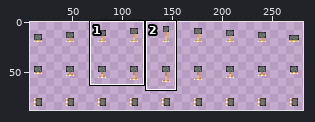
Two versions of one sprite sheet, assets/sprites/player/PistonSpritesheet.png. Above: a wide view before the commit, with the close-up outlined.
Close-up. As it was:
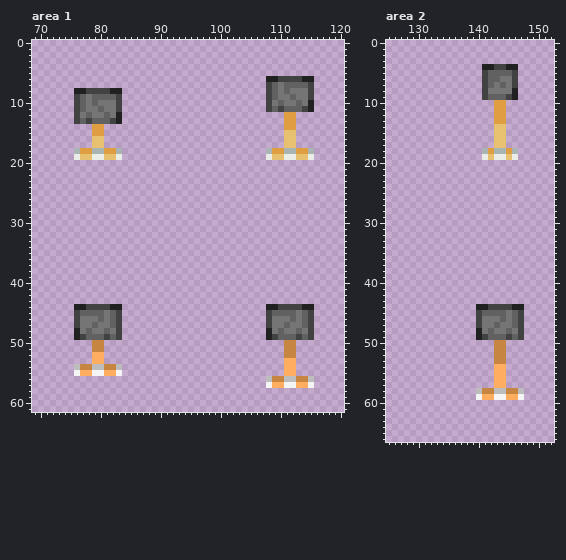
The file is 288x96 pixels. Shown: area 1: x 69..120, y 0..61; area 2: x 125..152, y 0..66. The wide view leaves out empty margins. The commit also changed other parts of the picture, which this record leaves out.
After:
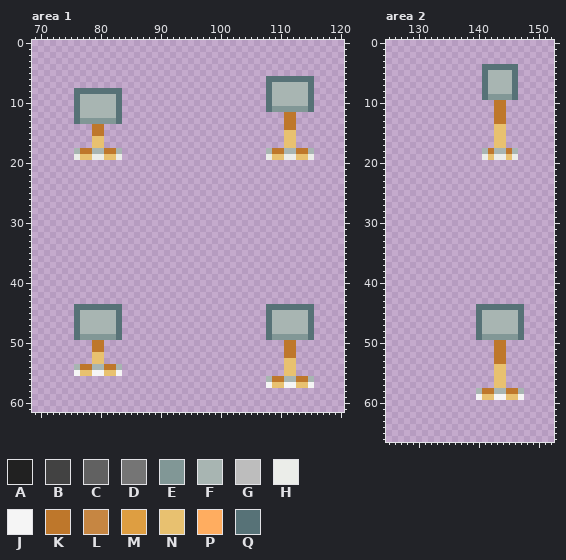
Palette (. is transparent): A #212121  B #424242  C #616161  D #757575  E #819796  F #a8b5b2  G #bdbdbd  H #ebede9  J #f5f5f5  K #be772b  L #c68642  M #de9e41  N #e8c170  P #ffad60  Q #577277
The edit:
Area 1:
y 6: x 108..115 AABBBBAA -> QQQQQQQQ
y 7: x 108..115 BCDCCCCB -> QFFFFFFQ
y 8: x 76..83 AABBBBAA -> QQQQQQQQ; x 108..115 BCDCDDDB -> QFFFFFFQ
y 9: x 76..83 BCDCCCCB -> QFFFFFFQ; x 108..115 BCDDCDDB -> QFFFFFFQ
y 10: x 76..83 BCDCDDDB -> QFFFFFFQ; x 108..115 BDCDDCDA -> QFFFFFFQ
y 11: x 76..83 BCDDCDDB -> QFFFFFFQ; x 108..115 BCBCCCBA -> QEEEEEEQ
y 12: x 76..83 BDCDDCDA -> QFFFFFFQ; x 111..112 MM -> KK
y 13: x 76..83 BCBCCCBA -> QEEEEEEQ; x 111..112 MM -> KK
y 14: x 79..80 MM -> KK; x 111..112 MM -> KK
y 15: x 79..80 MM -> KK
y 18: x 77..78 MM -> KK; x 81..82 MM -> KK; x 109..110 MM -> KK; x 113..114 MM -> KK
y 44: x 76..83 AABBBBAA -> QQQQQQQQ; x 108..115 AABBBBAA -> QQQQQQQQ
y 45: x 76..83 BCCCCDCB -> QFFFFFFQ; x 108..115 BCCCCDCB -> QFFFFFFQ
y 46: x 76..83 BDDDCDCB -> QFFFFFFQ; x 108..115 BDDDCDCB -> QFFFFFFQ
y 47: x 76..83 BDDCDDCB -> QFFFFFFQ; x 108..115 BDDCDDCB -> QFFFFFFQ
y 48: x 76..83 ADCDDCDB -> QFFFFFFQ; x 108..115 ADCDDCDB -> QFFFFFFQ
y 49: x 76..83 ABCCCBCB -> QEEEEEEQ; x 108..115 ABCCCBCB -> QEEEEEEQ
y 50..51: x 79..80 LL -> KK; x 111..112 LL -> KK
y 52: x 79..80 PP -> NN; x 111..112 LL -> KK
y 53: x 79..80 PP -> NN; x 111..112 PP -> NN
y 54: x 76..83 GLLGGLLG -> FKKFFKKF; x 111..112 PP -> NN
y 55: x 77..78 PP -> NN; x 81..82 PP -> NN; x 111..112 PP -> NN
y 56: x 108..115 GLLGGLLG -> FKKFFKKF
y 57: x 109..110 PP -> NN; x 113..114 PP -> NN
Area 2:
y 4: x 141..146 AABBAA -> QQQQQQ
y 5: x 141..146 BCCCCB -> QFFFFQ
y 6: x 141..146 BCCDDB -> QFFFFQ
y 7: x 141..146 BCDCDB -> QFFFFQ
y 8: x 141..146 BDDDDA -> QFFFFQ
y 9: x 141..146 BCCCBA -> QEEEEQ
y 10..13: x 143..144 MM -> KK
y 18: x 142 M -> K; x 145 M -> K
y 44: x 140..147 AABBBBAA -> QQQQQQQQ
y 45: x 140..147 BCCCCDCB -> QFFFFFFQ
y 46: x 140..147 BDDDCDCB -> QFFFFFFQ
y 47: x 140..147 BDDCDDCB -> QFFFFFFQ
y 48: x 140..147 ADCDDCDB -> QFFFFFFQ
y 49: x 140..147 ABCCCBCB -> QEEEEEEQ
y 50..53: x 143..144 LL -> KK
y 54..57: x 143..144 PP -> NN
y 58: x 140..147 GLLGGLLG -> FKKFFKKF
y 59: x 141..142 PP -> NN; x 145..146 PP -> NN
Boxes around the changes in both close-ups, in picture pixels (x1, y1, x2, y2):
changed: (266, 76, 314, 130)
changed: (74, 88, 122, 154)
changed: (272, 148, 308, 154)
changed: (74, 304, 122, 376)
changed: (266, 304, 314, 388)
changed: (482, 64, 518, 124)
changed: (488, 148, 512, 154)
changed: (476, 304, 524, 400)
